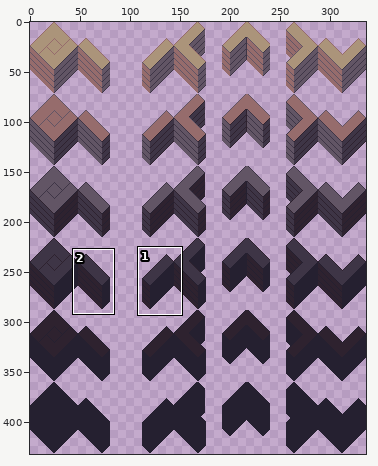
Sprite sheet, stored at resources/pngs/blocks wood.png. Above, an overview of the earlier version with the close-up marked.
Close-up. Before the commit:
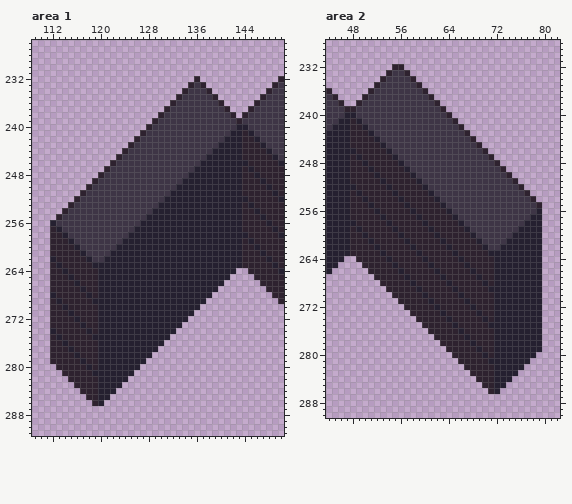
The file is 336x432 pixels. Shown: area 1: x 109..150, y 226..291; area 2: x 44..82, y 228..290. The commit also changed other parts of the picture, which this record leaves out.
And afterwards:
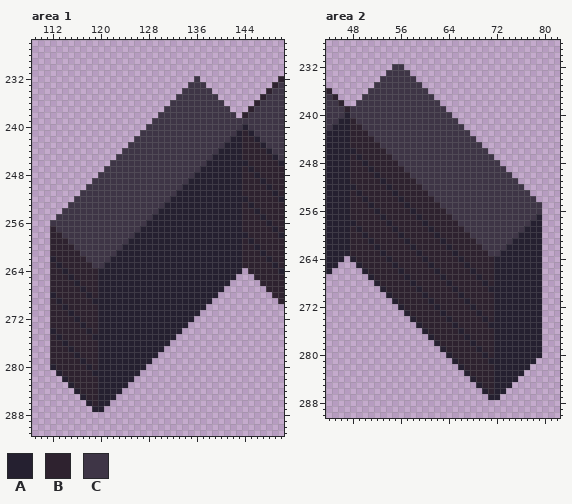
Palette (. is transparent): A #252030  B #2e222f  C #3e3546
The exact change:
Changed rows in their new state; - is an unchanged pixel.
Area 1:
first column x 112:
232 ------------------------C-------
233 -----------------------C-C------
234 ----------------------C---C-----
235 ---------------------C-----C----
236 --------------------C-------C---
237 -------------------C---------C--
238 ------------------C-----------C-
239 -----------------C-------------C
240 ----------------C--------------C
241 ---------------C--------------C-
242 --------------C--------------C--
243 -------------C--------------C---
244 ------------C--------------C----
245 -----------C--------------C-----
246 ----------C--------------C------
247 ---------C--------------C-------
248 --------C--------------C--------
249 -------C--------------C---------
250 ------C--------------C----------
251 -----C--------------C-----------
252 ----C--------------C------------
253 ---C--------------C-------------
254 --C--------------C--------------
255 -C--------------C---------------
256 C--------------C----------------
257 -C------------C-----------------
258 --C----------C------------------
259 ---C--------C-------------------
260 ----C------C--------------------
261 -----C----C---------------------
262 ------C--C----------------------
263 -------CC-----------------------
264 -------------------------------A
265 ------------------------------A-
266 -----------------------------A--
267 ----------------------------A---
268 ---------------------------A----
269 --------------------------A-----
270 -------------------------A------
271 ------------------------A-------
272 -----------------------A--------
273 ----------------------A---------
274 ---------------------A----------
275 --------------------A-----------
276 -------------------A------------
277 ------------------A-------------
278 -----------------A--------------
279 ----------------A---------------
280 A--------------A----------------
281 -A------------A-----------------
282 --A----------A------------------
283 ---A--------A-------------------
284 ----A------A--------------------
285 -----A----A---------------------
286 ------A--A----------------------
287 -------AA-----------------------
Area 2:
first column x 48:
232 -------CC-----------------------
233 ------C--C----------------------
234 -----C----C---------------------
235 ----C------C--------------------
236 ---C--------C-------------------
237 --C----------C------------------
238 -C------------C-----------------
239 C--------------C----------------
240 C---------------C---------------
241 -C---------------C--------------
242 --C---------------C-------------
243 ---C---------------C------------
244 ----C---------------C-----------
245 -----C---------------C----------
246 ------C---------------C---------
247 -------C---------------C--------
248 --------C---------------C-------
249 ---------C---------------C------
250 ----------C---------------C-----
251 -----------C---------------C----
252 ------------C---------------C---
253 -------------C---------------C--
254 --------------C---------------C-
255 ---------------C---------------C
256 ----------------C--------------C
257 -----------------C------------C-
258 ------------------C----------C--
259 -------------------C--------C---
260 --------------------C------C----
261 ---------------------C----C-----
262 ----------------------C--C------
263 -----------------------CC-------
264 A-------------------------------
265 -A------------------------------
266 --A-----------------------------
267 ---A----------------------------
268 ----A---------------------------
269 -----A--------------------------
270 ------A-------------------------
271 -------A------------------------
272 --------A-----------------------
273 ---------A----------------------
274 ----------A---------------------
275 -----------A--------------------
276 ------------A-------------------
277 -------------A------------------
278 --------------A-----------------
279 ---------------A----------------
280 ----------------A--------------A
281 -----------------A------------A-
282 ------------------A----------A--
283 -------------------A--------A---
284 --------------------A------A----
285 ---------------------A----A-----
286 ----------------------A--A------
287 -----------------------AA-------
